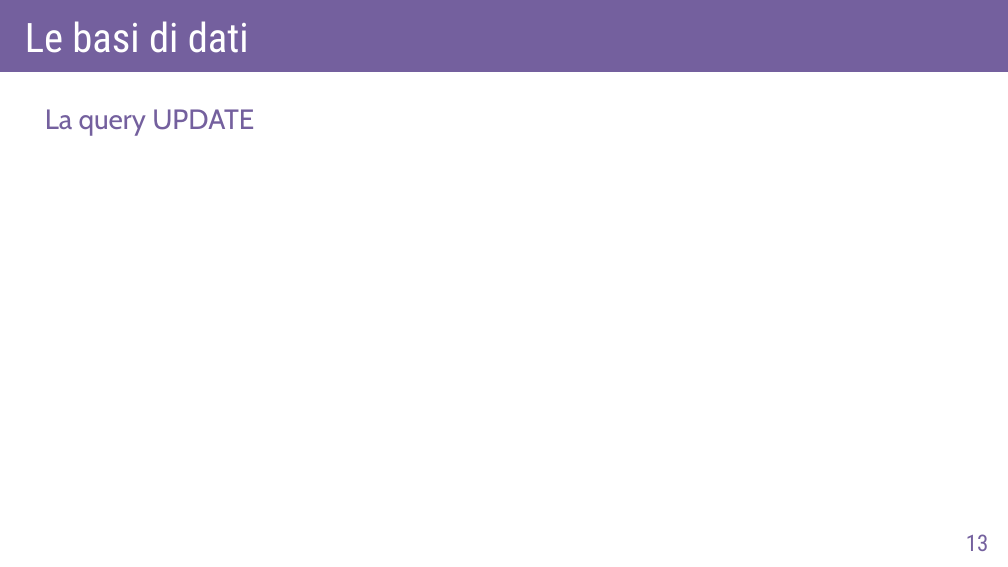
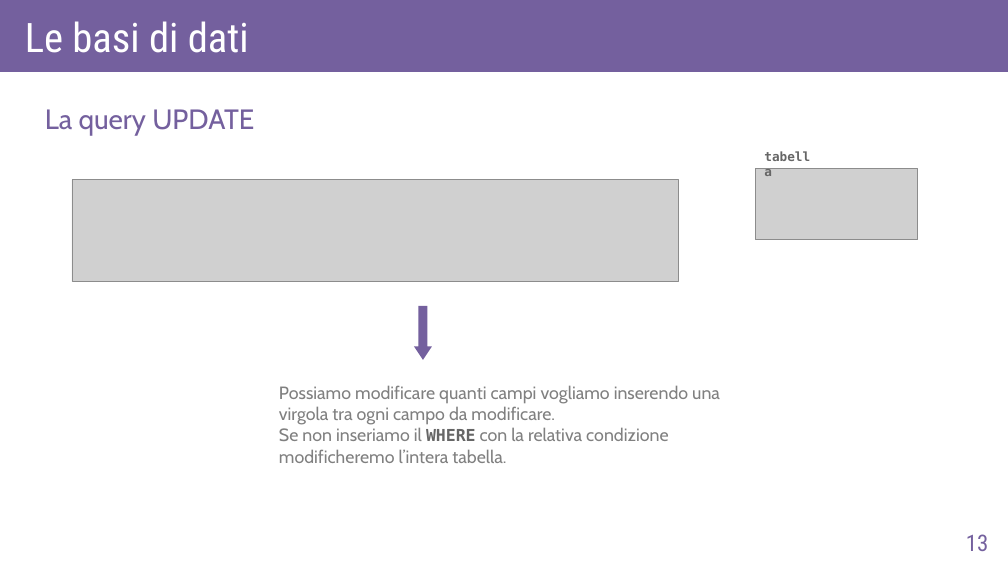
Before and after one commit to AlexF1789/corsoPHP, a slide deck: slide 13 of slide_odp/lez6.odp. Drawn at 1008x567 pixels with LibreOffice and Linux fonts; fonts in the diff are those of the drawing; grey boxes stand for pictures. Boxes give left, top, right and bottom in pixels: in the first picture for what was removed or moved away, otherwise in the second. Text is boxed around its words. In the diff, an @@ line names an element or a change of style, - is before the commit and + after.

```diff
--- a/slide_odp/lez6.odp
+++ b/slide_odp/lez6.odp
@@ text added at [756,144,827,182], 10 pt, text #666666, bold @@
+tabella
@@ picture added at [756,168,918,240] @@
@@ picture added at [72,180,679,282] @@
@@ down arrow added at [414,306,433,360], fill #74609E @@
@@ text added at [279,385,720,463], 14 pt, text #808080 @@
+Possiamo modificare quanti campi vogliamo inserendo una virgola tra ogni campo da modificare.
+Se non inseriamo il WHERE con la relativa condizione modificheremo l’intera tabella.
```
Also in this commit, not shown: 9 other slides changed, 5 slides added, 5 other files.
